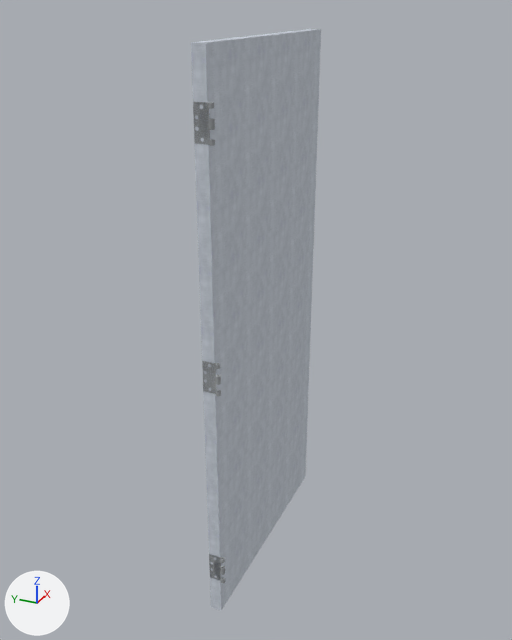
Two versions of the COLLADA model src/ros2/simulation/tiplu_world/models/Hinged_door_standard/meshes/door.dae, one commit apart.
Before and after are seen from a 50 mm camera at (-1.78, -0.87, 2.15) aimed at (0.44, 0.13, 1.03). The lights are fixed; the arrows at lower left show +X, +Y and +Z. Where no turn or scale is listed for an object, it has been applied to the vertices.

The first picture shows 'skp2317'.
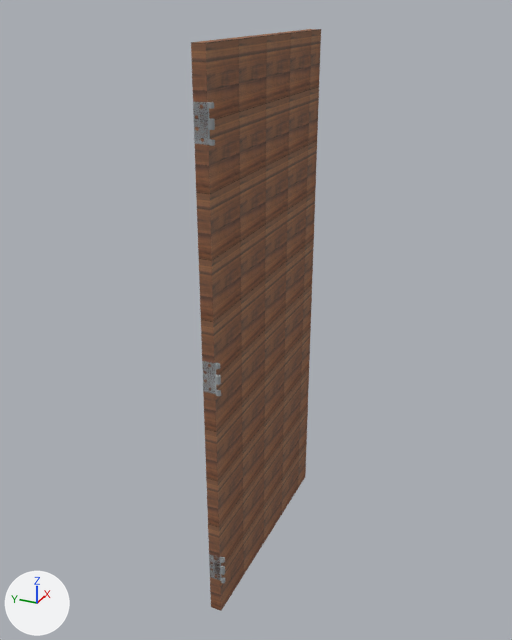
Commit message: Changed the color of doors in the simulation

What differs and where, as boxes (x1, y1, x2, y2) in the pictures (512 x 640 px):
```json
{"object": "skp2317", "change": "surface changed", "before": [191, 29, 321, 611], "after": [191, 29, 321, 611], "on screen": "grey to brown"}
```

The change, as JSON lines over the scene's bpy script:
```json
{"op": "add", "block": "img_wooden_door_png", "code": ["img_wooden_door_png = load_image('wooden_door.png', '../materials/textures/wooden_door.png', 300, 148, 'sRGB')"]}
{"op": "set", "path": "mat_metal_rough.texture", "old": "img_metal_rough_png", "new": "img_wooden_door_png"}
```
